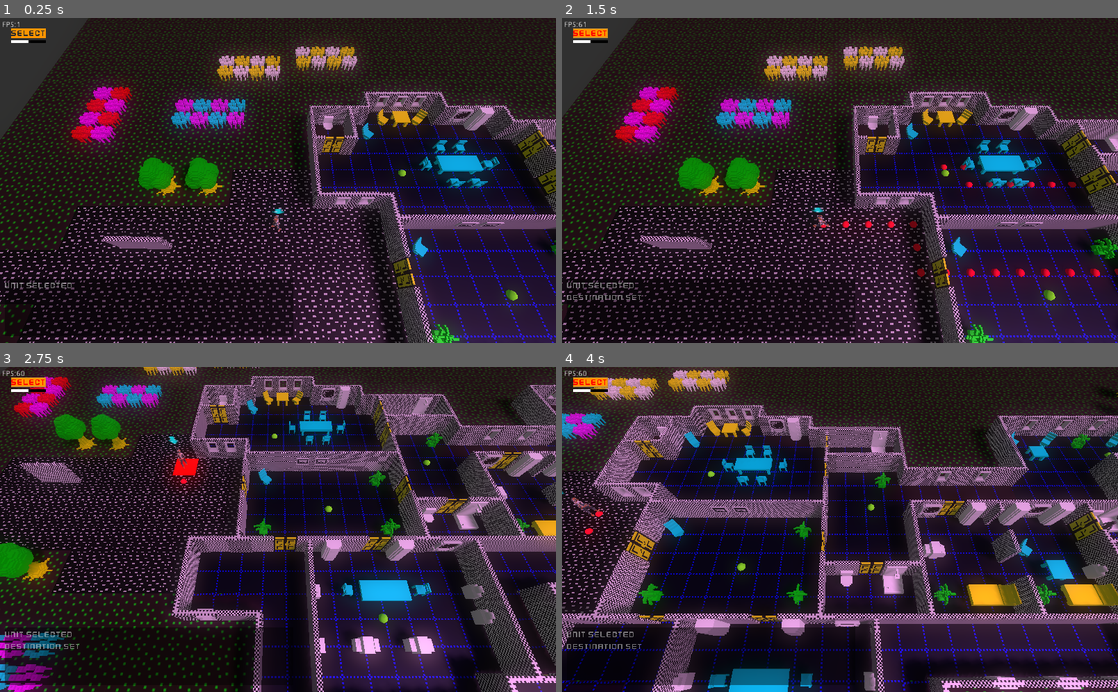
Above: before the commit, frames 1-4 (two rows, left to right).
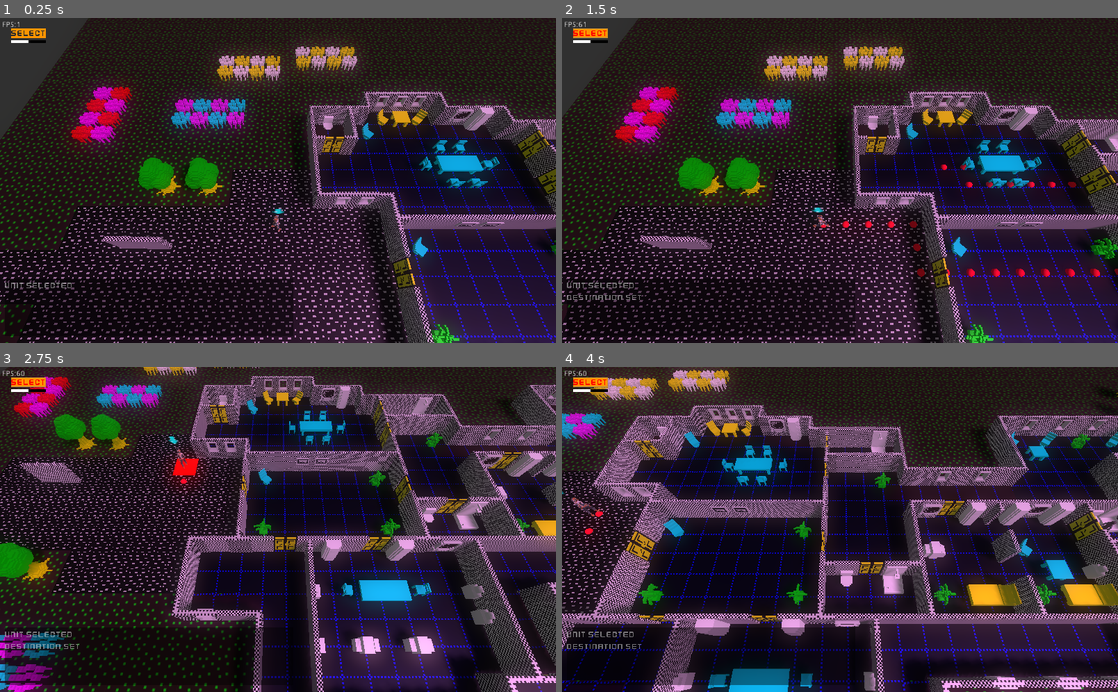
Above: after the commit, the same moments.

Repository: SteveSmith16384/LaserFodder
Game: Godot game, scene res://Main.tscn
The game is run twice, just before and just after one commit, with the same random seed, the same clock (stepped at 60 frames per second) and the same inputs.
Inputs (mouse positions are in pixels of both pictures, inside the frame that each line leads up to):
- Up to frame 1 (0.25 s): no input
- Up to frame 2 (1.5 s): click "Select" at 0.5 s; move the mouse to (962, 164) at 1.27 s; hold Right (ui_right) from 1.28 s (still down); tap 1 (unit_1) at 1.35 s; click (962, 164) at 1.42 s
- Up to frame 3 (2.75 s): move the mouse to (166, 545) at 2.02 s; release Right (ui_right) at 2.03 s; hold Down (ui_down) from 2.03 s (still down); tap 2 (unit_2) at 2.1 s; click (166, 545) at 2.17 s
- Up to frame 4 (4 s): move the mouse to (895, 458) at 2.77 s; release Down (ui_down) at 2.78 s; hold Right (ui_right) 2.78-3.53 s; tap 3 (unit_3) at 2.85 s; click (895, 458) at 2.92 s; move the mouse to (812, 594) at 3.52 s; hold Up (ui_up) from 3.53 s (still down); tap 4 (unit_4) at 3.6 s; click (812, 594) at 3.67 s

The runs differ from the first frame. In frame 1, less than 0.1% of the frame differs, in the area x 71-94%, y 46-87%; in frame 2, less than 0.1%; in frame 3, less than 0.1%, in the area x 48-88%, y 4-79%; in frame 4, less than 0.1%.
Error in both runs: Invalid get index '1' (on base: 'Array'). (res://GameScene.gd:28)

Commit message:
Units pause in front of a door

Diff:
--- a/src/Bullet.gd
+++ b/src/Bullet.gd
@@ -3,8 +3,6 @@
 
 const SPEED = 20
 
-#var main #: Main
-#var dir : Vector3
 var is_gun
 var shooter
 
@@ -25,12 +23,8 @@
 		if col.collider != shooter:
 			var cbs = col.collider.find_node("CanBeShot", false)
 			if cbs != null:
-				cbs.dec_health(col.collider, is_gun.damage)
-				#col.collider.hit_by_bullet()
-				#main.small_explosion(col.collider)
-				#self.queue_free()
+				cbs.dec_health(shooter, is_gun.damage)
 			else:
-				#main.play_clang()
 				#main.tiny_explosion(self)
 				pass
 			queue_free()
--- a/src/EnemyDroid.gd
+++ b/src/EnemyDroid.gd
@@ -1,6 +1,4 @@
 extends KinematicBody
-
-#signal selected
 
 const laser_class = preload("res://CarriedDroidLaser.tscn")
 const bullet_class = preload("res://Bullet.tscn")
@@ -38,7 +36,7 @@
 
 func turn_to_face(enemy:Spatial):
 	$Rotator.look_at(enemy.global_translation, Vector3.UP)
-	#$Rotator.rotation.y -= PI/2
+	$Rotator.rotation.y -= PI/2
 	pass
 
 
@@ -70,5 +68,5 @@
 
 
 func _on_CanBeShot_shot(_shooter:Spatial):
-	$Rotator/MeshInstance/Sparks.activate()
+	$Rotator/MakeCentre/MeshInstance/Sparks.activate()
 	pass
--- a/src/EnemyDroid.tscn
+++ b/src/EnemyDroid.tscn
@@ -21,15 +21,17 @@
 [node name="Rotator" type="Spatial" parent="."]
 
 [node name="Muzzle" type="Spatial" parent="Rotator"]
-transform = Transform( 1, 0, 0, 0, 1, 0, 0, 0, 1, 0, 1.17032, -0.835943 )
+transform = Transform( 1, 0, 0, 0, 1, 0, 0, 0, 1, -0.676733, 1.03517, -0.000695884 )
 
-[node name="MeshInstance" type="MeshInstance" parent="Rotator"]
-transform = Transform( 1, 0, 0, 0, 1, 0, 0, 0, 1, 1.44667, 0.00878421, -1.36257 )
+[node name="MakeCentre" type="Spatial" parent="Rotator"]
+
+[node name="MeshInstance" type="MeshInstance" parent="Rotator/MakeCentre"]
+transform = Transform( -4.37114e-08, 0, 1, 0, 1, 0, -1, 0, -4.37114e-08, -1.34721, 0.00878421, -1.45239 )
 mesh = ExtResource( 1 )
-skeleton = NodePath("../..")
+skeleton = NodePath("../../..")
 material/0 = ExtResource( 3 )
 
-[node name="Sparks" parent="Rotator/MeshInstance" instance=ExtResource( 10 )]
+[node name="Sparks" parent="Rotator/MakeCentre/MeshInstance" instance=ExtResource( 10 )]
 
 [node name="CollisionShape" type="CollisionShape" parent="."]
 transform = Transform( 1, 0, 0, 0, 1, 0, 0, 0, 1, 0, 0.723337, 0 )
--- a/src/Globals.gd
+++ b/src/Globals.gd
@@ -4,6 +4,7 @@
 const RELEASE_MODE = false
 
 const SHOW_FPS = true and !RELEASE_MODE
+const SHOW_ASTAR_ROUTE = true and !RELEASE_MODE
 
 var astar: AStar
 var rnd : RandomNumberGenerator
--- a/src/Scenery/Door1.gd
+++ b/src/Scenery/Door1.gd
@@ -1,6 +1,5 @@
 extends Spatial
 
-#var pos_x = 0
 var opening = false
 var closing = true
 var closed = false
@@ -34,6 +33,11 @@
 		return
 
 	if _does_body_activate_door(body):
+		if closed:
+			var cm = body.find_node("CanMove", false)
+			if cm != null:
+				cm.pause_for = 0.8
+
 		num_bodies += 1
 		opening = true
 		closing = false
--- a/src/SternersHouse.tscn
+++ b/src/SternersHouse.tscn
@@ -2091,6 +2091,7 @@
 
 [node name="RoutePoints" type="Spatial" parent="."]
 transform = Transform( 1, 0, 0, 0, 1, 0, 0, 0, 1, -18.098, 0, -6.10605 )
+visible = false
 
 [node name="RoutePoint1" type="CSGSphere" parent="RoutePoints"]
 transform = Transform( 1, 0, 0, 0, 1, 0, 0, 0, 1, 11.6498, 0, 4.31907 )
--- a/src/components/CanMove.gd
+++ b/src/components/CanMove.gd
@@ -13,6 +13,7 @@
 var route_points : PoolVector3Array
 var route_ids # todo - remove
 var route_index = 0
+var pause_for : float = 0
 
 static func set_destination(player:Spatial, can_move, pos: Vector3):
 	pos.y = 0
@@ -30,15 +31,16 @@
 
 		can_move.has_destination = true
 
-		for t in Globals.to_remove:
-			t.queue_free()
-		Globals.to_remove.clear()
+		if Globals.SHOW_ASTAR_ROUTE:
+			for t in Globals.to_remove:
+				t.queue_free()
+			Globals.to_remove.clear()
 
-		for p in can_move.route_points:
-			var debug:Spatial = debuggingsphere_class.instance()
-			debug.translation = p
-			player.get_parent().add_child(debug)
-			Globals.to_remove.push_back(debug)
+			for p in can_move.route_points:
+				var debug:Spatial = debuggingsphere_class.instance()
+				debug.translation = p
+				player.get_parent().add_child(debug)
+				Globals.to_remove.push_back(debug)
 	else:
 		can_move.has_destination = false
 
--- a/src/systems/PlayerAISystem.gd
+++ b/src/systems/PlayerAISystem.gd
@@ -12,7 +12,7 @@
 	pass
 
 
-func _process_player(player, _delta):
+func _process_player(player:KinematicBody, delta:float):
 	var can_be_shot = player.get_node("CanBeShot")
 
 	if can_be_shot.killed:
@@ -63,6 +63,11 @@
 				pass
 
 	if can_move.has_destination == false:
+		return
+
+	if can_move.pause_for > 0:
+		player.idle_anim()
+		can_move.pause_for -= delta
 		return
 
 	var next_dest: Vector3 = can_move.route_points[can_move.route_index]
